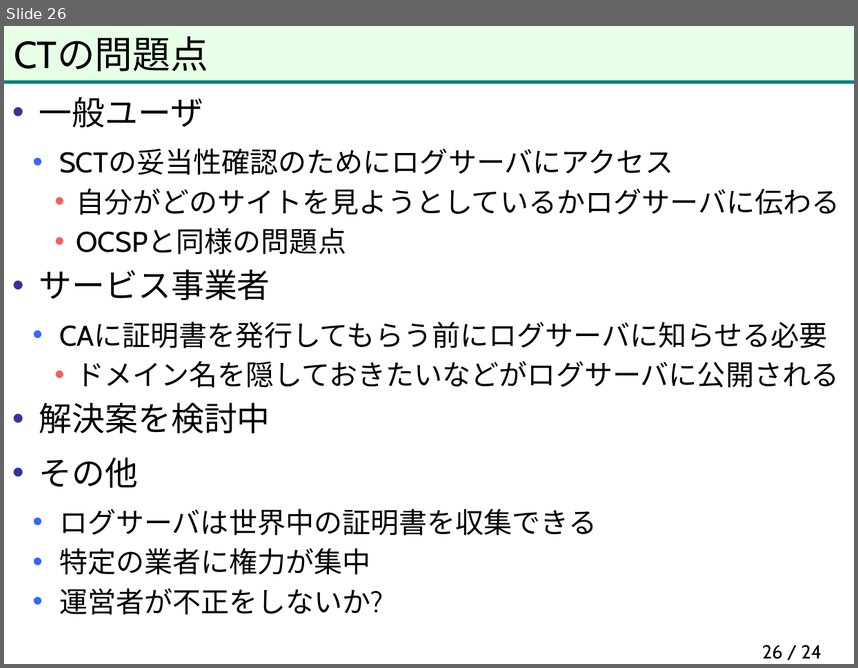
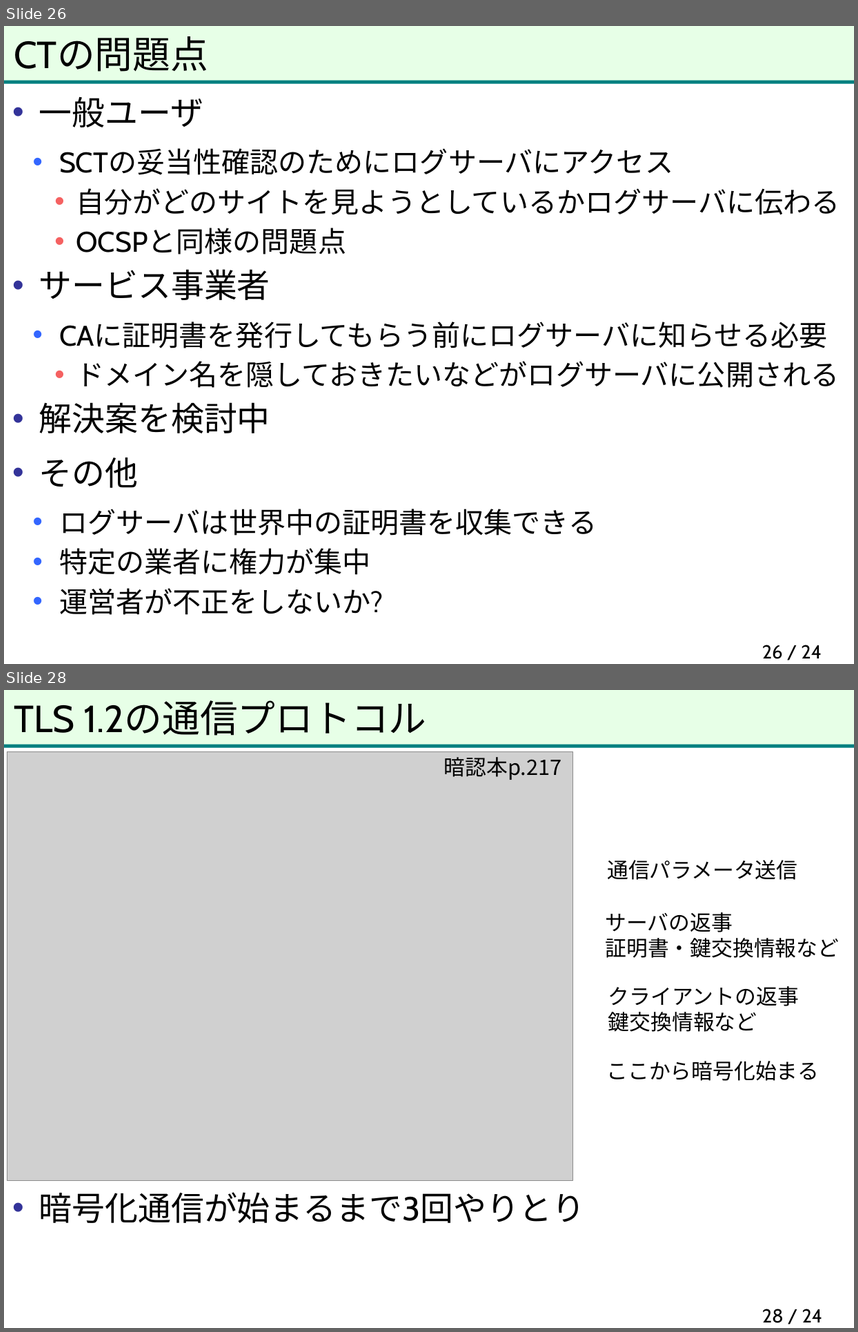
Before and after one commit to herumi/anninbon, a slide deck: lec/anninbon8.pptx. Shown one above the other, each under a label of ours: slide 26 before the commit, slides 26 and 28 after it; the slides between them are not shown. The pictures are 858x668 and 858x1332 pixels, drawn with LibreOffice and Linux fonts; fonts in the diff are those of the drawing; grey boxes stand for pictures; background and template pictures are left out. Boxes give left, top, right and bottom in pixels: in the first picture for what was removed or moved away, otherwise in the second. Text is boxed around its words. In the diff, an @@ line names an element or a change of style, - is before the commit and + after.

```diff
--- a/lec/anninbon8.pptx
+++ b/lec/anninbon8.pptx
@@ slide 28 added at [4,690,854,1328], background #FFFFFF; not listed: 2 template elements that a slide beside it also shows @@
@@ title added at [14,700,427,736], 32 pt, text #000000 @@
+TLS 1.2の通信プロトコル
@@ picture added at [7,752,573,1181] @@
@@ text added at [444,757,562,780], 18 pt, text #000000 @@
+暗認本p.217
@@ text added at [607,860,797,880], 18 pt, text #000000 @@
+通信パラメータ送信
@@ text added at [606,912,840,958], 18 pt, text #000000 @@
+サーバの返事
+証明書・鍵交換情報など
@@ text added at [608,986,799,1032], 18 pt, text #000000 @@
+クライアントの返事
+鍵交換情報など
@@ text added at [607,1061,820,1081], 18 pt, text #000000 @@
+ここから暗号化始まる
@@ text added at [39,1192,586,1223], 28 pt, text #000000 @@
+• 暗号化通信が始まるまで3回やりとり
@@ page number added at [762,1308,823,1323], 16 pt, text #000000 @@
+28 / 24
```
Also in this commit, not shown: 14 other slides added.
